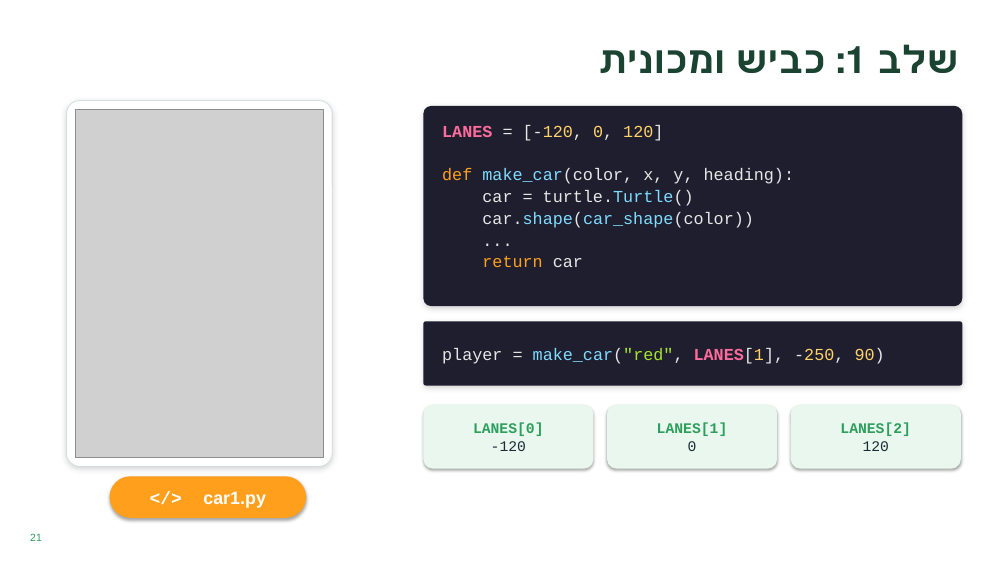
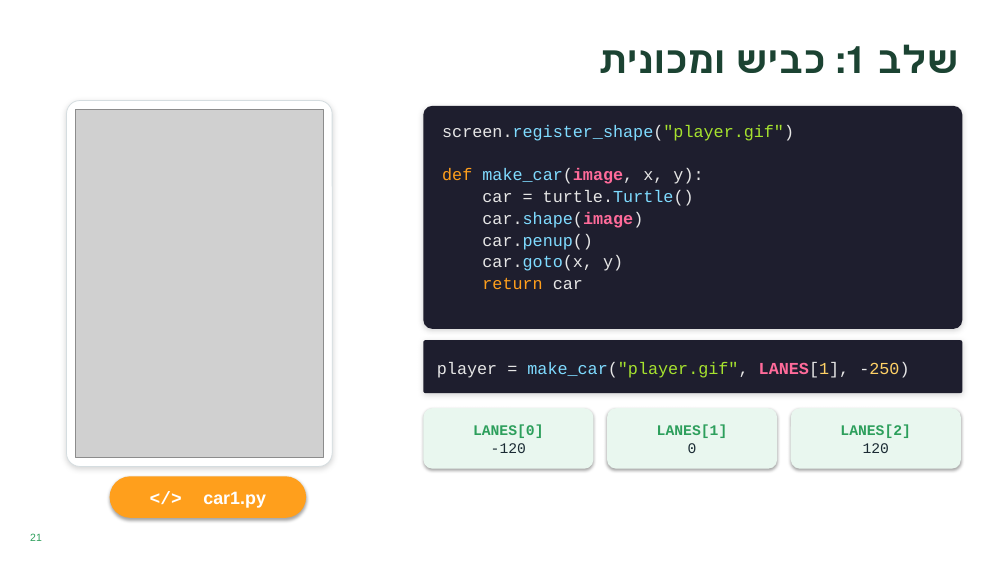
Before and after one commit to zurkin1/python, a slide deck: slide 23 of lesson3 car race/שיעור מרוץ המכוניות.pptx (slide 21 before the commit). Drawn at 1008x567 pixels with LibreOffice and Linux fonts; fonts in the diff are those of the drawing; grey boxes stand for pictures. Boxes give left, top, right and bottom in pixels: in the first picture for what was removed or moved away, otherwise in the second. Text is boxed around its words. In the diff, an @@ line names an element or a change of style, - is before the commit and + after.

```diff
--- a/lesson3 car race/שיעור מרוץ המכוניות.pptx
+++ b/lesson3 car race/שיעור מרוץ המכוניות.pptx
@@ rounded rectangle: place and size @@
-rounded rectangle at [423,106,963,306]
+rounded rectangle at [423,106,963,329]
@@ text at [442,125,794,184]: text changed; text colour #E6E6E6 to #7FDBFF @@
-LANES = [-120, 0, 120]
-def make_car(color, x, y, heading):
+screen.register_shape("player.gif")
+def make_car(image, x, y):
@@ text at [482,212,643,271]: text changed @@
-car.shape(car_shape(color))
-...
+car.shape(image)
+car.penup()
+car.goto(x, y)
@@ rounded rectangle: place and size @@
-rounded rectangle at [423,321,963,386]
+rounded rectangle at [423,340,963,393]
@@ text at [437,362,909,378]: text changed @@
-player = make_car("red", LANES[1], -250, 90)
+player = make_car("player.gif", LANES[1], -250)
```
Also in this commit, not shown: 17 other slides changed, 3 slides added, 11 other files.
